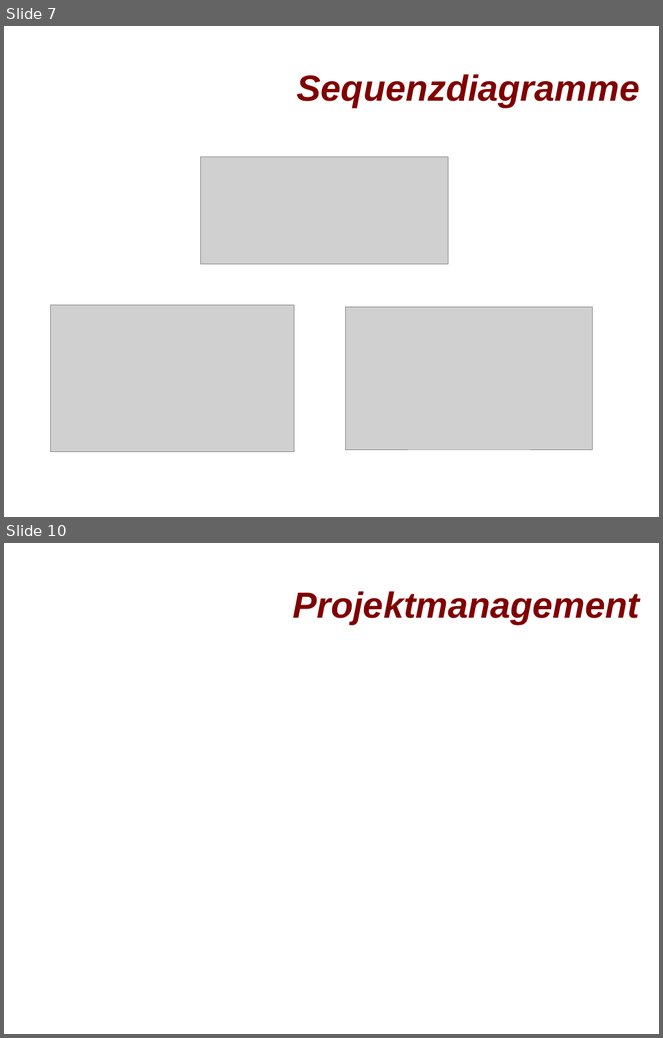
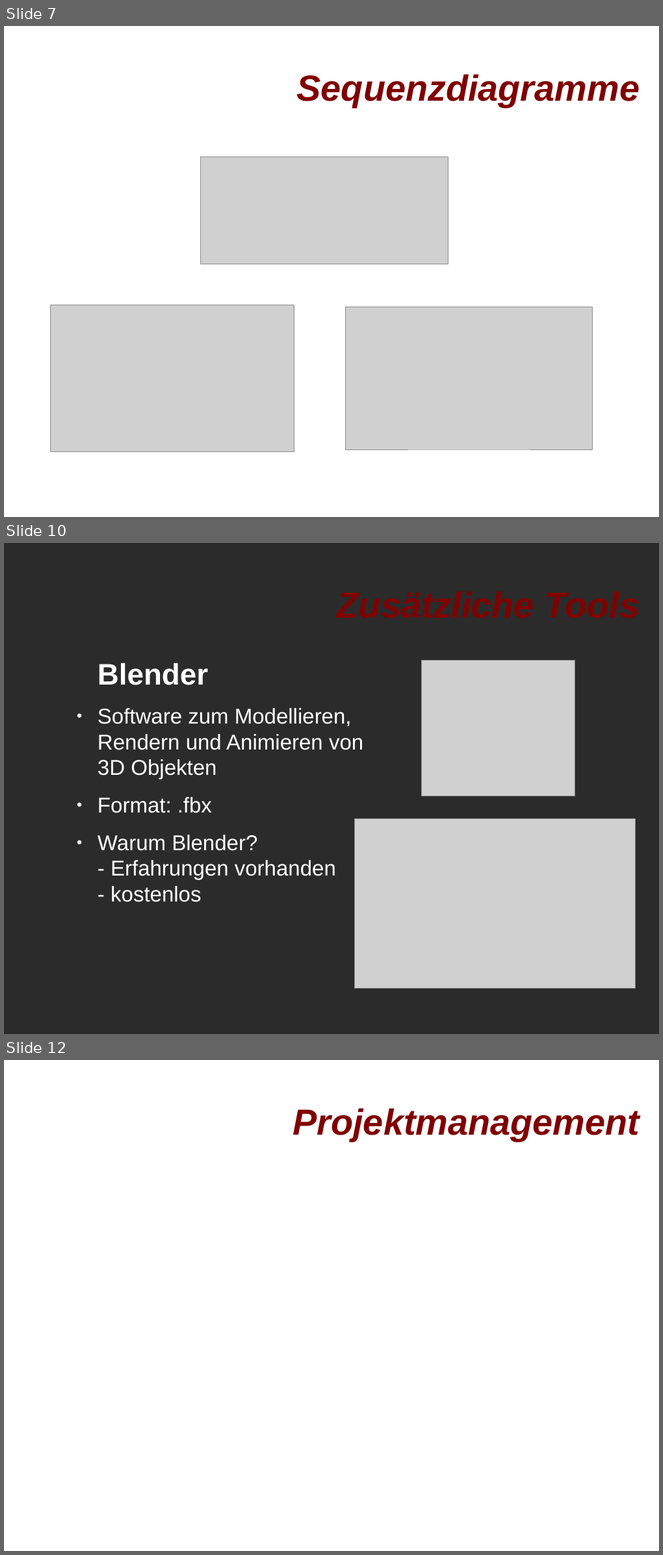
Before and after one commit to oOWenderOo/3DGameProject, a slide deck: TechnicalDesignDocument/Präsentation - TDD.odp. Shown one above the other, each under a label of ours: slides 7 and 10 before the commit, slides 7, 10 and 12 after it; the slides between them are not shown. The pictures are 663x1038 and 663x1555 pixels, drawn with LibreOffice and Linux fonts; fonts in the diff are those of the drawing; grey boxes stand for pictures; background and template pictures are left out; a plain dark background stands for a picture behind light text. Boxes give left, top, right and bottom in pixels: in the first picture for what was removed or moved away, otherwise in the second. Text is boxed around its words. In the diff, an @@ line names an element or a change of style, - is before the commit and + after.

```diff
--- a/TechnicalDesignDocument/Präsentation - TDD.odp
+++ b/TechnicalDesignDocument/Präsentation - TDD.odp
@@ slide 10 added at (4,543,659,1034), background picture (left out) @@
@@ title added at (241,563,641,644), 44 pt, text #800000, bold, italic @@
+Zusätzliche Tools
@@ text added at (98,663,363,902), 26 pt, text #FFFFFF @@
+Blender
+● Software zum Modellieren,
+  Rendern und Animieren von
+  3D Objekten
+● Format: .fbx
+● Warum Blender?
+  - Erfahrungen vorhanden
+  - kostenlos
@@ picture added at (422,660,575,797) @@
@@ picture added at (356,819,636,989) @@
@@ what was slide 10 is now slide 12 @@
```
Also in this commit, not shown: 2 slides changed, 3 other slides added, 2 slides removed.
